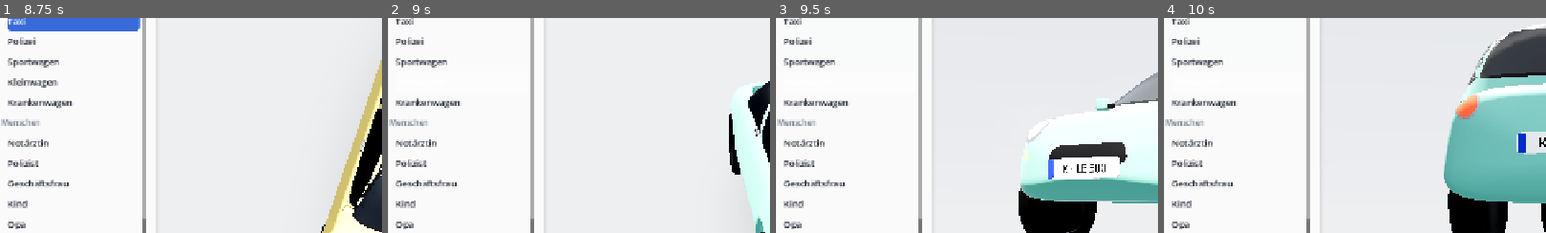
Above: before the commit, frames 1-4 (left to right).
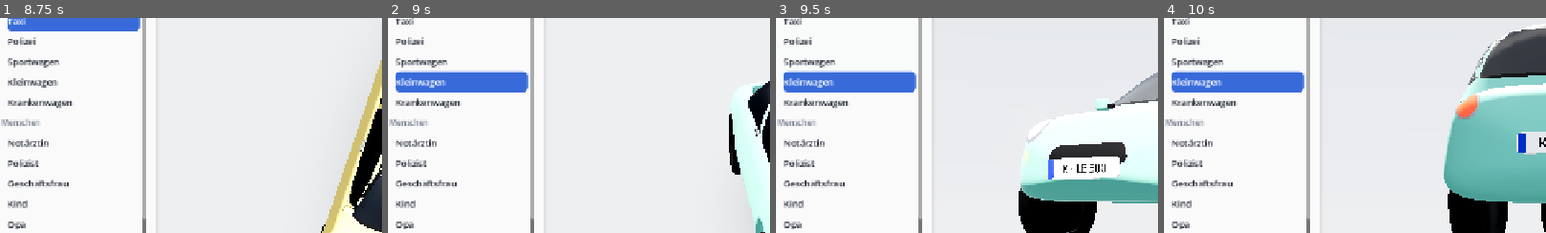
Above: after the commit, the same moments.

Repository: MarkDrei/3D-objects2
Game: Godot game, scene res://src/viewer/viewer.tscn
Same seed, same stepped clock (60 frames per second), same inputs: the game is played once before the commit and once after it.
Inputs (mouse positions are % of the whole screen's width and height, from its top left):
- Up to frame 1 (8.75 s): click "Drehen" at 0.5 s; tap Enter at 1.25 s; move the mouse to (45, 70) at 1.27 s; hold W 1.28-2 s; hold E 1.28-2 s; click (45, 70) at 1.42 s; tap Space at 1.52, 4.52, 7.52 s; drag from (80, 65) to (45, 70) at 2.02 s; move the mouse to (20, 35) at 2.77 s; hold A 2.78-3.5 s; tap F at 2.85, 7.35 s; click (20, 35) at 2.92 s; drag from (55, 50) to (20, 35) at 3.52 s; move the mouse to (35, 25) at 4.27 s; hold S 4.28-5 s; tap N at 4.35 s; click (35, 25) at 4.42 s; drag from (72, 45) to (35, 25) at 5.02 s; move the mouse to (30, 55) at 5.77 s; hold W 5.78-6.5 s; hold E 5.78-6.5 s; click (30, 55) at 5.92 s; drag from (60, 28) to (30, 55) at 6.52 s; move the mouse to (45, 70) at 7.27 s; hold D 7.28-8 s; click (45, 70) at 7.42 s; drag from (80, 65) to (45, 70) at 8.02 s
- Up to frame 2 (9 s): move the mouse to (20, 35) at 8.77 s; hold S from 8.78 s (still down); tap N at 8.85 s; click (20, 35) at 8.92 s
- Up to frame 3 (9.5 s): keep holding S
- Up to frame 4 (10 s): release S at 9.5 s; drag from (55, 50) to (20, 35) at 9.52 s
The pictures show only the part of the screen within x 3-53%, y 20-70%; the shares and areas given below are measured in that part.

Frame 1 is identical in both runs. In frame 2, 3.5% of the frame differs, in the area x 2-37%, y 24-35%; in frame 3, 3.5%; in frame 4, 3.5%.

Commit message:
Fix object selection on touch devices
Taps on the object list did nothing because touch-to-mouse emulation was off.
Enable it, let the orbit camera skip the emulated mouse events, keep the
selected list entry readable while hovered, add touch tests.

Co-Authored-By: Claude Opus 5.5 <noreply@anthropic.com>
Claude-Session: https://claude.ai/code/session_01WVqbwM6gA4RCHkiegFy7hc

Diff:
--- a/project.godot
+++ b/project.godot
@@ -22,7 +22,7 @@
 [input_devices]
 
 pointing/emulate_touch_from_mouse=false
-pointing/emulate_mouse_from_touch=false
+pointing/emulate_mouse_from_touch=true
 
 [rendering]
 
--- a/src/viewer/orbit_camera.gd
+++ b/src/viewer/orbit_camera.gd
@@ -155,6 +155,10 @@
 
 
 func _unhandled_input(event: InputEvent) -> void:
+	# Touch also arrives as emulated mouse events (needed so taps work on the UI); the camera
+	# handles the touch events themselves, so it skips the emulated copies.
+	if event is InputEventMouse and event.device == InputEvent.DEVICE_ID_EMULATION:
+		return
 	if event is InputEventMouseButton:
 		var mb := event as InputEventMouseButton
 		match mb.button_index:
--- a/src/viewer/viewer_ui.gd
+++ b/src/viewer/viewer_ui.gd
@@ -231,8 +231,8 @@
 	var sel := StyleBoxFlat.new()
 	sel.bg_color = ACCENT
 	sel.set_corner_radius_all(8)
-	t.set_stylebox("selected", "Tree", sel)
-	t.set_stylebox("selected_focus", "Tree", sel)
+	for style in ["selected", "selected_focus", "hovered_selected", "hovered_selected_focus"]:
+		t.set_stylebox(style, "Tree", sel)
 	var hover := StyleBoxFlat.new()
 	hover.bg_color = Color(ACCENT, 0.12)
 	hover.set_corner_radius_all(8)
@@ -241,6 +241,7 @@
 	t.set_color("font_color", "Tree", TEXT)
 	t.set_color("font_hovered_color", "Tree", TEXT)
 	t.set_color("font_selected_color", "Tree", Color.WHITE)
+	t.set_color("font_hovered_selected_color", "Tree", Color.WHITE)
 	t.set_color("guide_color", "Tree", Color(0, 0, 0, 0))
 	t.set_color("relationship_line_color", "Tree", Color(0, 0, 0, 0))
 	t.set_constant("v_separation", "Tree", 6)
--- a/tests/viewer_tests.gd
+++ b/tests/viewer_tests.gd
@@ -132,6 +132,45 @@
 	check(viewer.current_id == id, "clicked %s but shows %s" % [id, viewer.current_id])
 
 
+func _touch(index: int, pos: Vector2, pressed: bool) -> void:
+	var t := InputEventScreenTouch.new()
+	t.index = index
+	t.position = pos
+	t.pressed = pressed
+	Input.parse_input_event(t)
+
+
+func test_tap_on_list_item_shows_object() -> void:
+	var id := "bunny_1"
+	var pos: Vector2 = viewer.ui.item_rect(id).get_center()
+	_touch(0, pos, true)
+	await _frames(1)
+	_touch(0, pos, false)
+	await _frames(5)
+	check(viewer.current_id == id, "tapped %s but shows %s" % [id, viewer.current_id])
+
+
+func test_one_finger_drag_orbits_once() -> void:
+	var cam: OrbitCamera = viewer.cam
+	var yaw0 := cam.goal_yaw()
+	var p := _view_center()
+	_touch(0, p, true)
+	await _frames(1)
+	for i in 5:
+		p += Vector2(-20, 0)
+		var d := InputEventScreenDrag.new()
+		d.index = 0
+		d.position = p
+		d.relative = Vector2(-20, 0)
+		Input.parse_input_event(d)
+		await _frames(1)
+	_touch(0, p, false)
+	await _frames(2)
+	var turned := cam.goal_yaw() - yaw0
+	# 100 px at 0.008 rad/px; twice that would mean the emulated mouse events were used as well.
+	check(turned > 0.6 and turned < 1.0, "one-finger drag turned %.2f rad instead of 0.8" % turned)
+
+
 func test_page_keys_step_through_objects() -> void:
 	var first: String = viewer.current_id
 	await _key(KEY_PAGEDOWN)
Not shown, changed: doc/test-scenarios.md
Not shown, changed: doc/testing-notes.md
